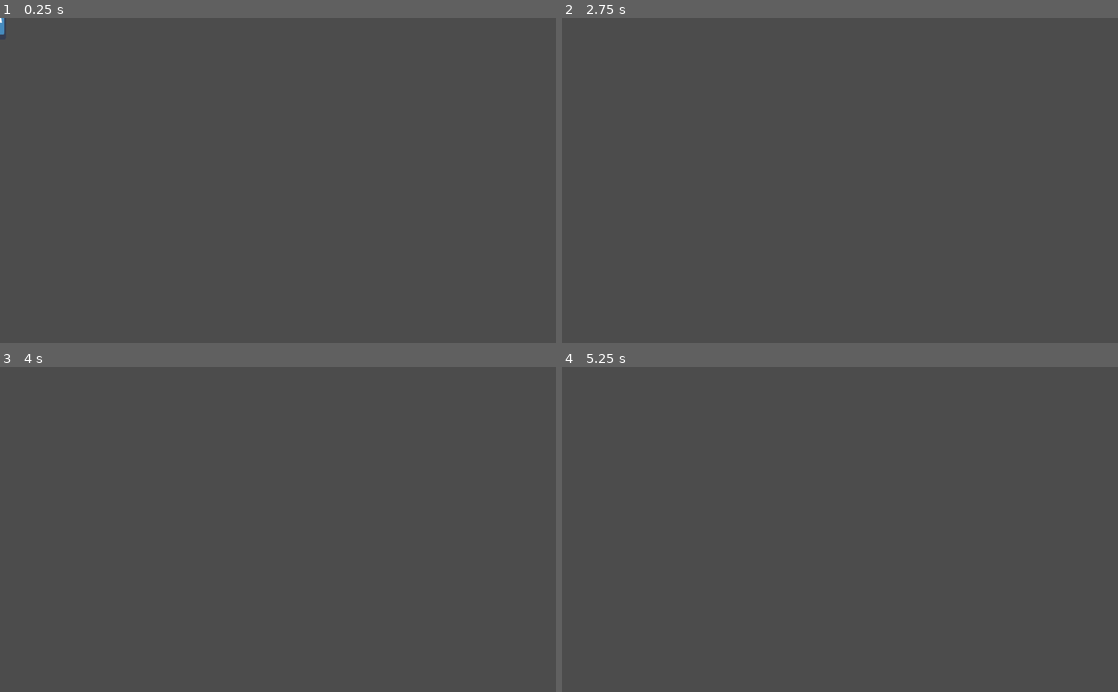
Above: before the commit, frames 1-4 (two rows, left to right).
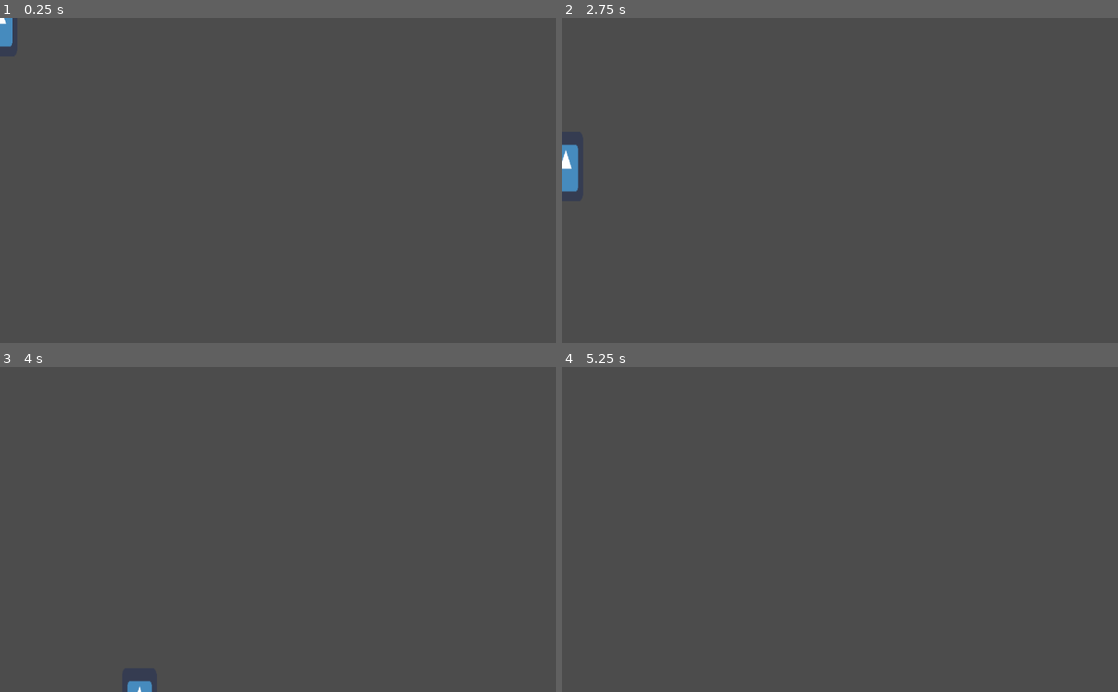
Above: after the commit, the same moments.

Repository: wilcockj/Week0OSUGameJam
Game: Godot game, scene res://Characters/Jumper.tscn
The game is run twice, just before and just after one commit, with the same random seed, the same clock (stepped at 60 frames per second) and the same inputs. The project has no main scene, so this scene is started directly. The engine's default icon, where the game draws it, is replaced by a stand-in: a white triangle on a blue panel in a dark square.
Inputs:
- Up to frame 1 (0.25 s): no input
- Up to frame 2 (2.75 s): hold Right (ui_right) 0.53-1.28 s; tap 1 (select_1) at 0.6 s; tap Space (jump) at 0.77, 1.52 s; hold Left (ui_left) 1.28-2.03 s; tap 2 (select_2) at 1.35 s; tap Enter at 2 s; hold Right (ui_right) from 2.03 s (still down); tap 3 (select_3) at 2.1 s
- Up to frame 3 (4 s): tap 4 (select_4) at 2.85 s; tap Space (jump) at 3.02, 3.77 s; release Right (ui_right) at 3.53 s; hold Left (ui_left) from 3.53 s (still down); tap 5 (select_5) at 3.6 s
- Up to frame 4 (5.25 s): keep holding Left (ui_left); tap 6 (select_6) at 4.35 s; tap Space (jump) at 4.52, 5 s; tap 1 (select_1) at 5.1 s

The runs differ from the first frame. In frame 1, 0.2% of the frame differs, in the area x 0-3%, y 0-9%; in frame 2, 0.4%, in the area x 0-3%, y 38-54%; in frame 3, 0.1%; in frame 4, nothing differs.

Commit message:
changed jump height of jumper guy

Diff:
--- a/Godot/Characters/Jumper.tscn
+++ b/Godot/Characters/Jumper.tscn
@@ -4,15 +4,15 @@
 [ext_resource path="res://Characters/Jumper.gd" type="Script" id=2]
 
 [sub_resource type="RectangleShape2D" id=1]
-extents = Vector2( 10.5, 33 )
+extents = Vector2( 31.5, 32 )
 
 [node name="JumperGuy" type="KinematicBody2D"]
+scale = Vector2( 1, 2 )
 script = ExtResource( 2 )
+JUMP_SPEED = 400.0
 
 [node name="Sprite" type="Sprite" parent="."]
-scale = Vector2( 0.345, 1.045 )
 texture = ExtResource( 1 )
 
 [node name="CollisionShape2D" type="CollisionShape2D" parent="."]
-position = Vector2( -0.5, 0 )
 shape = SubResource( 1 )
